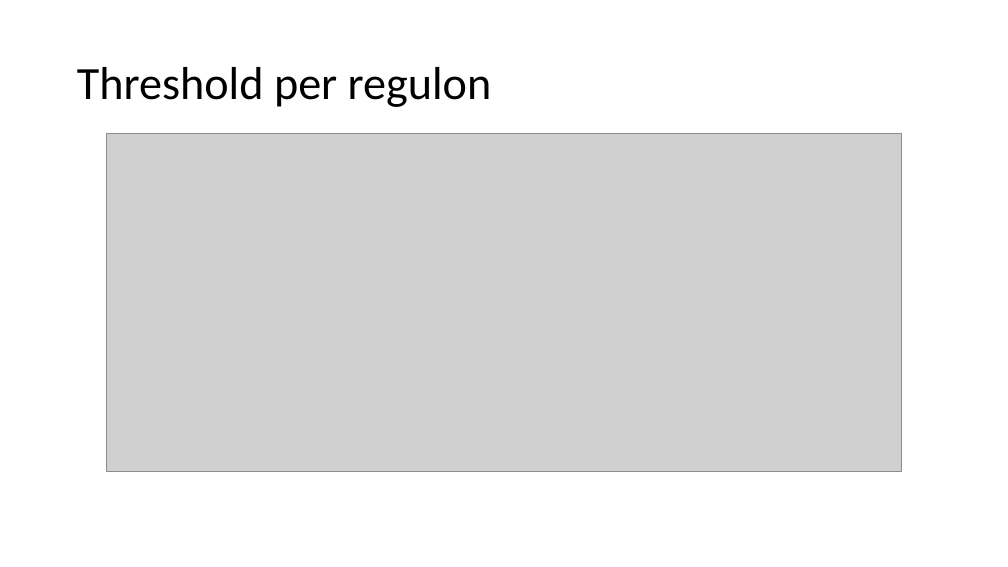
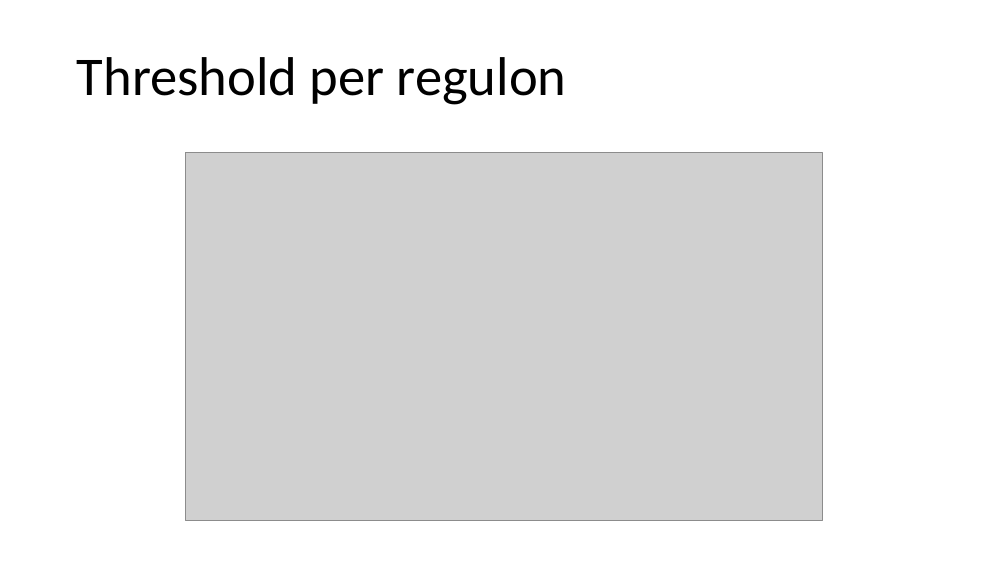
Before and after one commit to ozlembahar/devo-grn, a slide deck: slide 33 of my_notes.pptx (slide 30 before the commit). Drawn at 1008x567 pixels with LibreOffice and Linux fonts; fonts in the diff are those of the drawing; grey boxes stand for pictures. Boxes give left, top, right and bottom in pixels: in the first picture for what was removed or moved away, otherwise in the second. Text is boxed around its words. In the diff, an @@ line names an element or a change of style, - is before the commit and + after.

Commit message:
more detailed iRegulon

```diff
--- a/my_notes.pptx
+++ b/my_notes.pptx
@@ title "Threshold per regulon": place and size @@
-title "Threshold per regulon" at (77,67,492,107)
+title "Threshold per regulon" at (77,57,567,105)
@@ title "Threshold per regulon" at (77,57,567,105): size 44 to 52 pt @@
@@ picture: place and size @@
-picture at (107,133,901,472)
+picture at (185,153,823,521)
```
Also in this commit, not shown: 4 other slides changed, 4 slides added.
